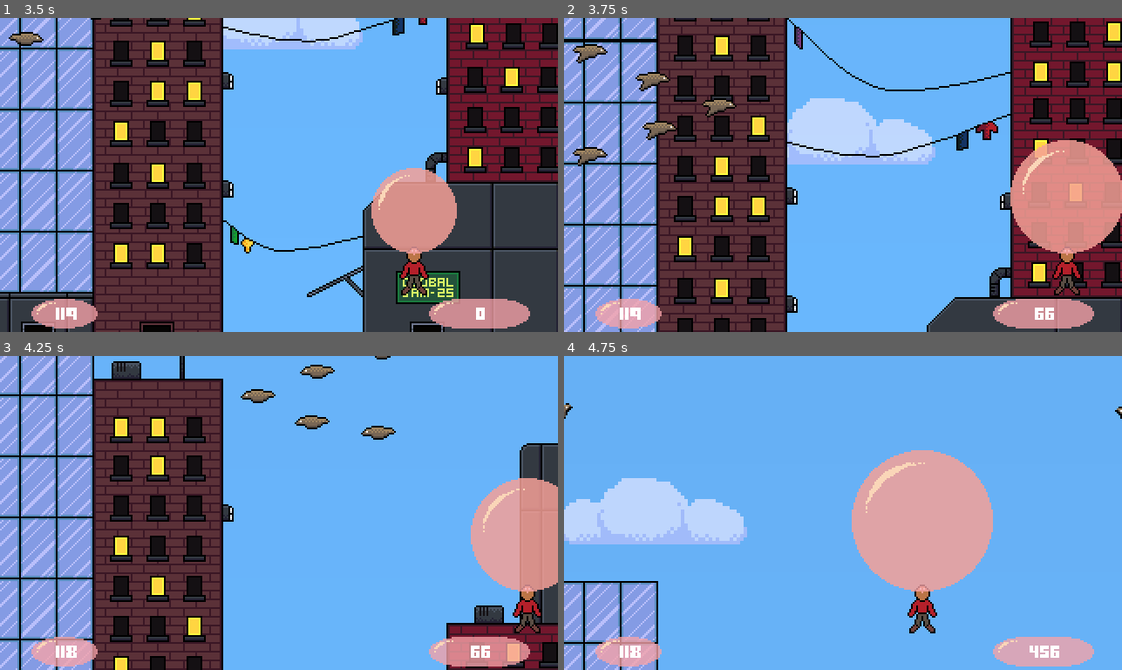
Above: before the commit, frames 1-4 (two rows, left to right).
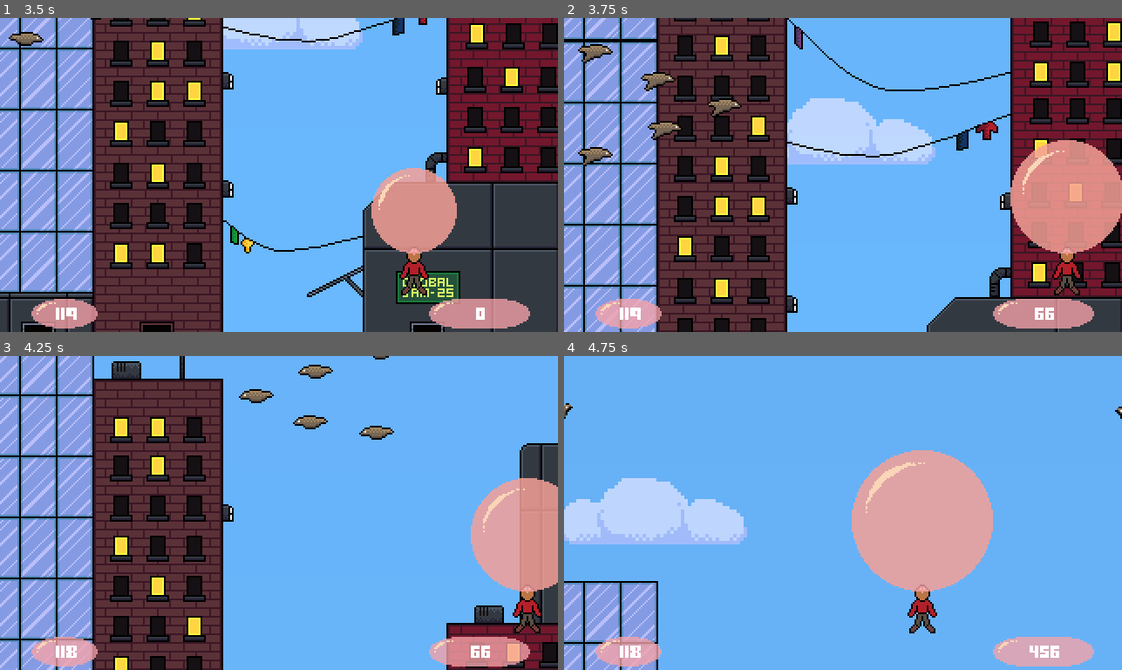
Above: after the commit, the same moments.

Repository: eagle-eye-scouter/GGJ_BubbleBlowing
Game: Godot game, scene res://scenes/main_menu.tscn
The game is run twice, just before and just after one commit, with the same random seed, the same clock (stepped at 60 frames per second) and the same inputs.
Inputs (mouse positions are in pixels of both pictures, inside the frame that each line leads up to):
- Up to frame 1 (3.5 s): click (94, 200) at 0.5 s; tap Enter (ui_accept) at 1.25, 1.52, 2.27, 2.75 s; hold D (player_right) 1.28-2.03 s; hold Space (player_breath) 1.28-2.03 s; hold S (player_down) 2.03-2.78 s; tap End (sacred_mode) at 2.1 s; hold D (player_right) from 2.78 s (still down); hold Space (player_breath) from 2.78 s (still down)
- Up to frame 2 (3.75 s): release D (player_right) at 3.53 s; release Space (player_breath) at 3.53 s; hold W (player_up) from 3.53 s (still down); tap End (sacred_mode) at 3.6 s
- Up to frame 3 (4.25 s): keep holding W (player_up); tap Enter (ui_accept) at 3.77 s
- Up to frame 4 (4.75 s): release W (player_up) at 4.28 s; hold A (player_left) from 4.28 s (still down); hold Space (player_breath) from 4.28 s (still down); tap Enter (ui_accept) at 4.52 s

Frame 1 is identical in both runs. In frame 2, 1.0% of the frame differs, in the area x 1-32%, y 8-48%; in frame 3, 0.4%; in frame 4, nothing differs.

Commit message:
Move first bird triggers

Diff:
--- a/scenes/scroll_world.tscn
+++ b/scenes/scroll_world.tscn
@@ -346,6 +346,9 @@
 position = Vector2(152, 6)
 scale = Vector2(12.64, 1)
 
+[node name="Collider" parent="Dynamic/SpawnerBird1/Trigger" index="0"]
+position = Vector2(0, 42)
+
 [node name="Bird" parent="Dynamic/SpawnerBird1/Fleet" index="0" instance=ExtResource("5_q1vn8")]
 position = Vector2(89, -63)
 
@@ -413,7 +416,7 @@
 scale = Vector2(12.64, 1)
 
 [node name="Collider" parent="Dynamic/SpawnerBird2/Trigger" index="0"]
-position = Vector2(-4.35126, -3)
+position = Vector2(-3.79747, 48)
 shape = SubResource("RectangleShape2D_06o81")
 
 [node name="Bird" parent="Dynamic/SpawnerBird2/Fleet" index="0" instance=ExtResource("5_q1vn8")]
